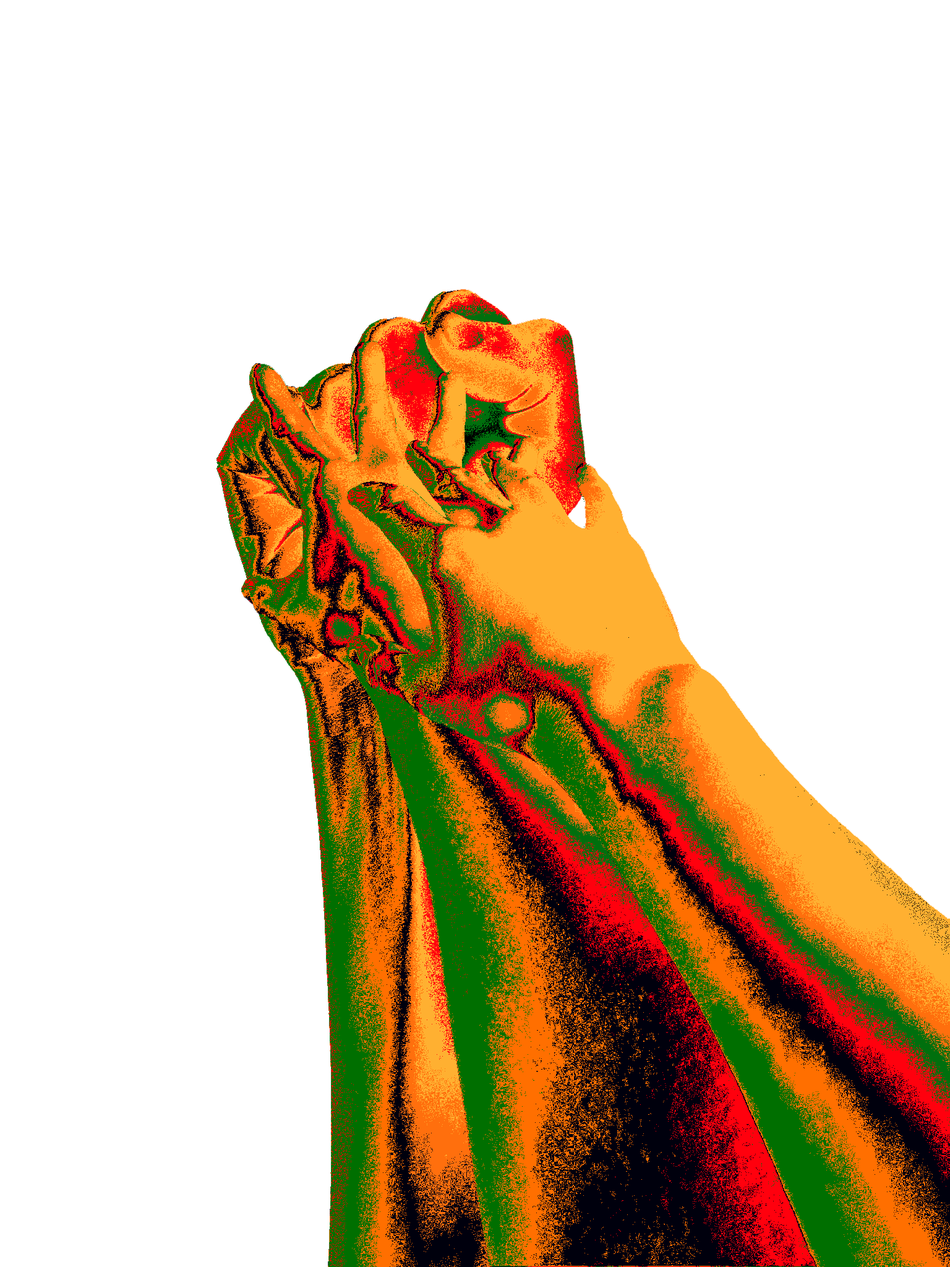
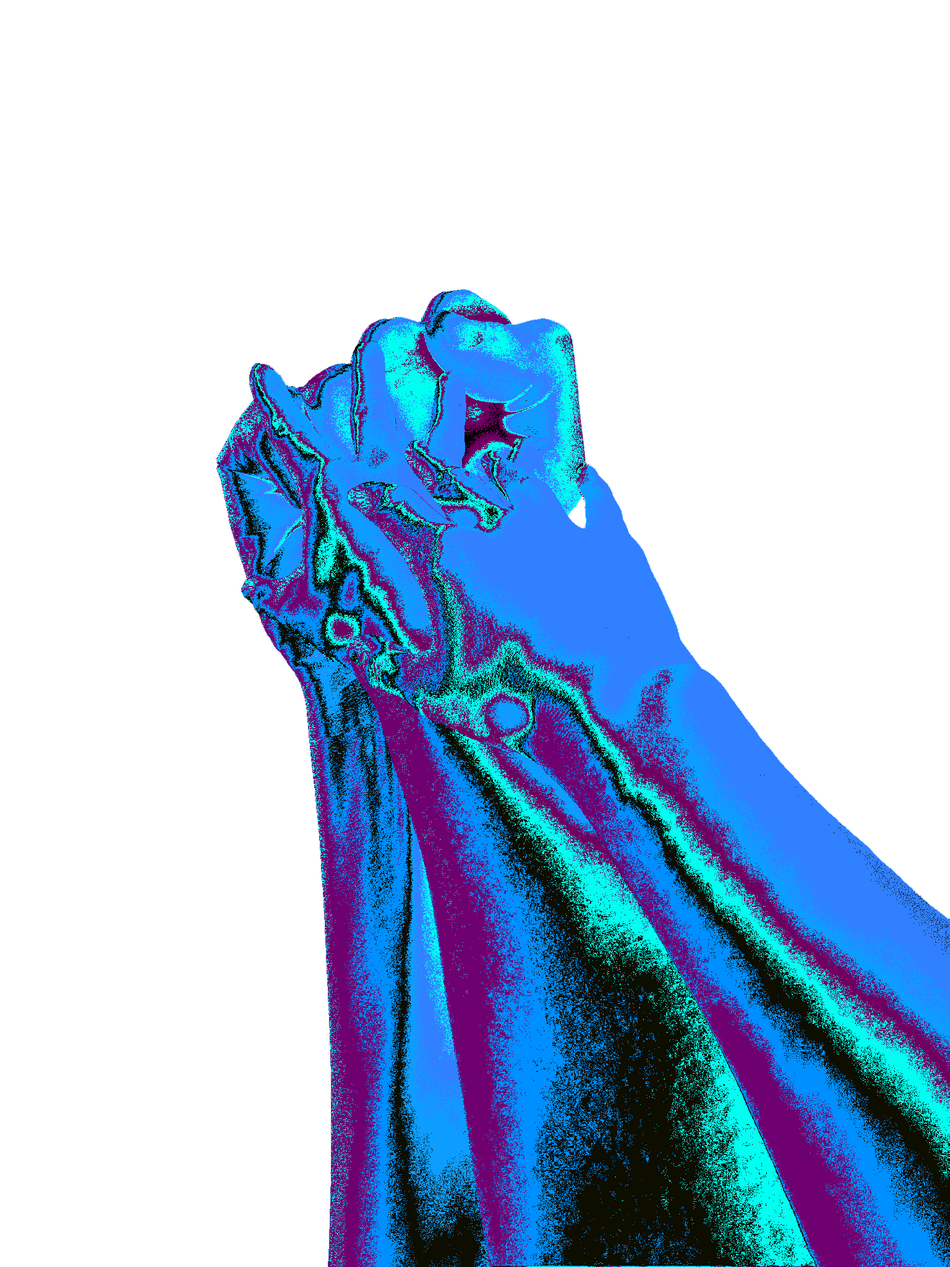
Layered file, before and after one edit (950x1267). Changes by layer:
pixels changed over [216, 288, 950, 1267] (layer not identified)
